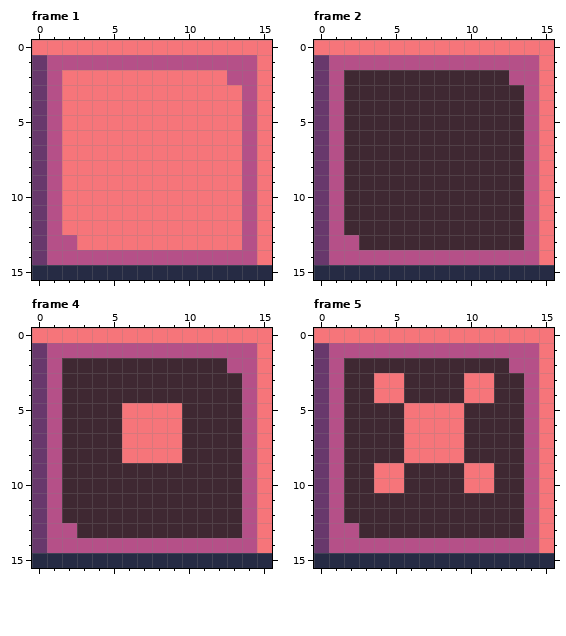
One commit to this pixel-art file: CargOS/Assets/Sprites/Prefabs/p_teleporter_pad_raw.aseprite. Above is the file before it was changed.
16x16 pixels, 8 frames. Shown: frame 1, frame 2, frame 4, frame 5. The commit also changed other frames, which this record leaves out.
After the commit:
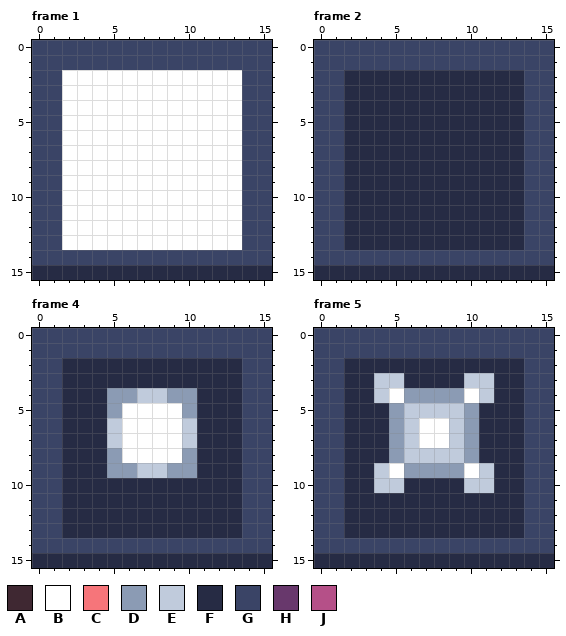
Palette (. is transparent): A #3f2832  B #ffffff  C #f6757a  D #8b9bb4  E #c0cbdc  F #262b44  G #3a4466  H #68386c  J #b55088
The edit:
layer "Flattened" added
layer "Layer 2" removed
Changed rows in their new state; - is an unchanged pixel.
Frame 1, layer "Layer 1":
first column x 0:
 0 GGGGGGGGGGGGGGGG
 1 GGGGGGGGGGGGGGGG
 2 GGBBBBBBBBBBBBGG
 3 GGBBBBBBBBBBBBGG
 4 GGBBBBBBBBBBBBGG
 5 GGBBBBBBBBBBBBGG
 6 GGBBBBBBBBBBBBGG
 7 GGBBBBBBBBBBBBGG
 8 GGBBBBBBBBBBBBGG
 9 GGBBBBBBBBBBBBGG
10 GGBBBBBBBBBBBBGG
11 GGBBBBBBBBBBBBGG
12 GGBBBBBBBBBBBBGG
13 GGBBBBBBBBBBBBGG
14 GGGGGGGGGGGGGGGG
Frame 2, layer "Layer 1":
first column x 0:
 0 GGGGGGGGGGGGGGGG
 1 GGGGGGGGGGGGGGGG
 2 GGFFFFFFFFFFFFGG
 3 GGFFFFFFFFFFFFGG
 4 GGFFFFFFFFFFFFGG
 5 GGFFFFFFFFFFFFGG
 6 GGFFFFFFFFFFFFGG
 7 GGFFFFFFFFFFFFGG
 8 GGFFFFFFFFFFFFGG
 9 GGFFFFFFFFFFFFGG
10 GGFFFFFFFFFFFFGG
11 GGFFFFFFFFFFFFGG
12 GGFFFFFFFFFFFFGG
13 GGFFFFFFFFFFFFGG
14 GGGGGGGGGGGGGGGG
Frame 4, layer "Layer 1":
first column x 0:
 0 GGGGGGGGGGGGGGGG
 1 GGGGGGGGGGGGGGGG
 2 GGFFFFFFFFFFFFGG
 3 GGFFFFFFFFFFFFGG
 4 GGFFFDDEEDDFFFGG
 5 GGFFFDBBBBDFFFGG
 6 GGFFFEBBBBEFFFGG
 7 GGFFFEBBBBEFFFGG
 8 GGFFFDBBBBDFFFGG
 9 GGFFFDDEEDDFFFGG
10 GGFFFFFFFFFFFFGG
11 GGFFFFFFFFFFFFGG
12 GGFFFFFFFFFFFFGG
13 GGFFFFFFFFFFFFGG
14 GGGGGGGGGGGGGGGG
Frame 5, layer "Layer 1":
first column x 0:
 0 GGGGGGGGGGGGGGGG
 1 GGGGGGGGGGGGGGGG
 2 GGFFFFFFFFFFFFGG
 3 GGFFEEFFFFEEFFGG
 4 GGFFEBDDDDBEFFGG
 5 GGFFFDEEEEDFFFGG
 6 GGFFFDEBBEDFFFGG
 7 GGFFFDEBBEDFFFGG
 8 GGFFFDEEEEDFFFGG
 9 GGFFEBDDDDBEFFGG
10 GGFFEEFFFFEEFFGG
11 GGFFFFFFFFFFFFGG
12 GGFFFFFFFFFFFFGG
13 GGFFFFFFFFFFFFGG
14 GGGGGGGGGGGGGGGG
Where, in picture pixels (left, top, right, bottom), the same in both pictures:
changed: (32, 40, 272, 265)
changed: (314, 40, 554, 265)
changed: (32, 328, 272, 553)
changed: (314, 328, 554, 553)
